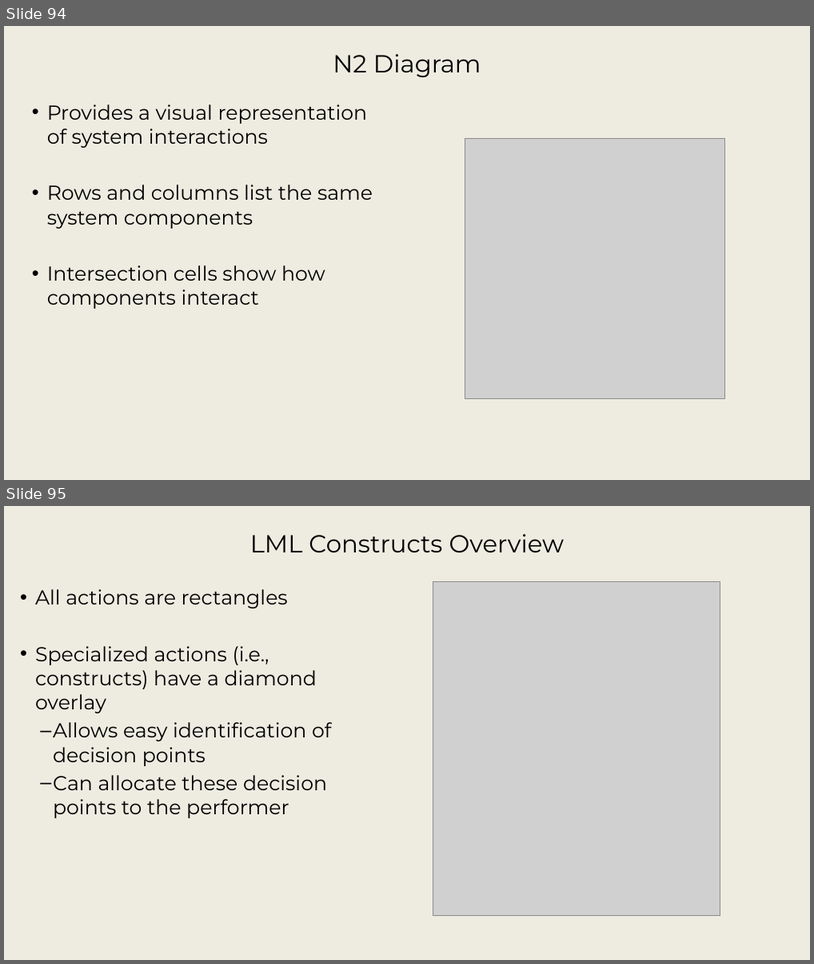
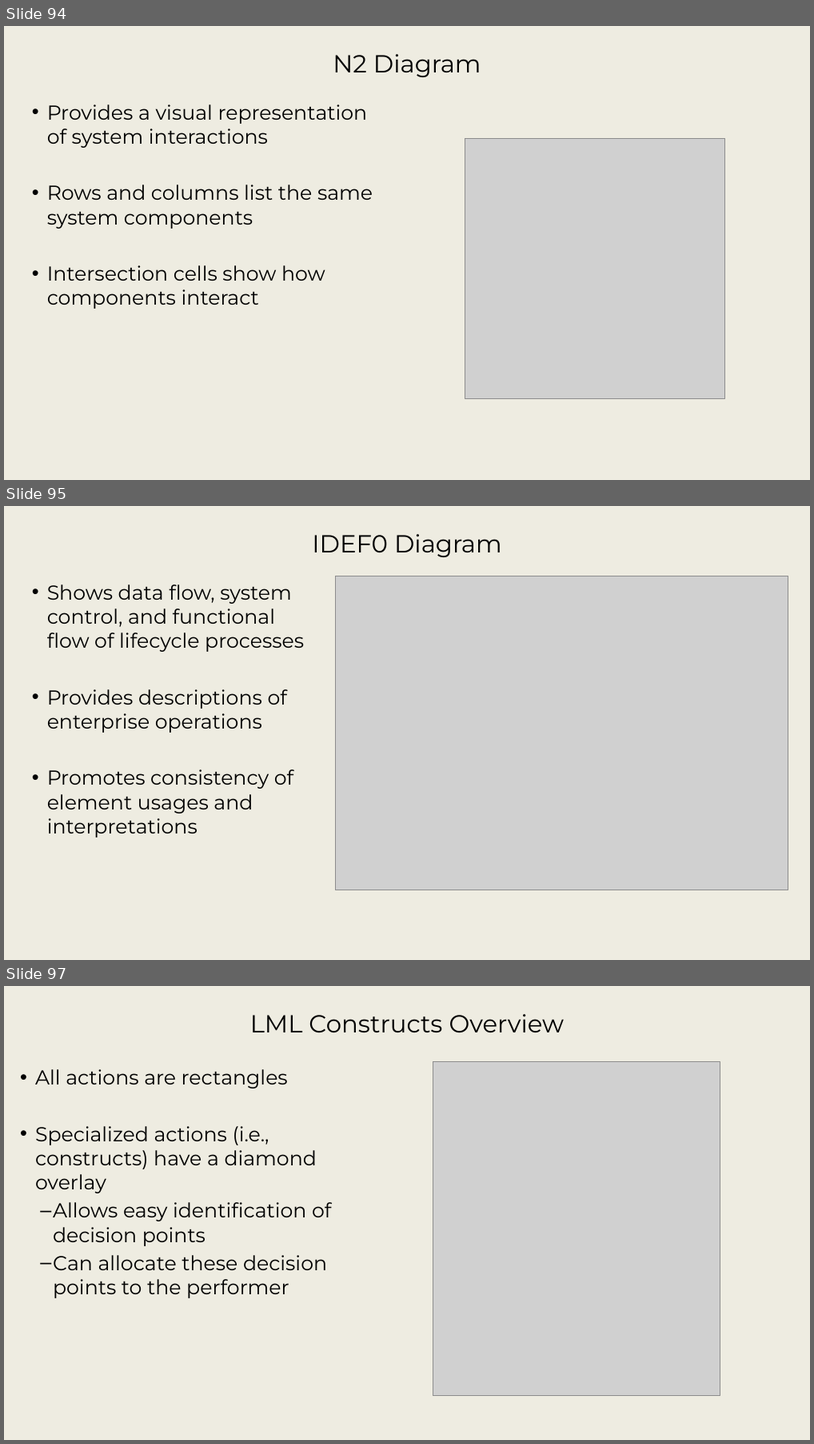
Before and after one commit to srudder16/Lifecycle_Modeling, a slide deck: 2025_WSRC/2026 WSRC Tutorial - 1.pptx. Shown one above the other, each under a label of ours: slides 94 and 95 before the commit, slides 94, 95 and 97 after it; the slides between them are not shown. The pictures are 814x964 and 814x1444 pixels, drawn with LibreOffice and Linux fonts; fonts in the diff are those of the drawing; grey boxes stand for pictures; background and template pictures are left out. Boxes give left, top, right and bottom in pixels: in the first picture for what was removed or moved away, otherwise in the second. Text is boxed around its words. In the diff, an @@ line names an element or a change of style, - is before the commit and + after.

```diff
--- a/2025_WSRC/2026 WSRC Tutorial - 1.pptx
+++ b/2025_WSRC/2026 WSRC Tutorial - 1.pptx
@@ slide 95 added at (4, 506, 810, 960), background picture (left out) @@
@@ title added at (312, 534, 502, 557), 29.3 pt, text #000000 @@
+IDEF0 Diagram
@@ picture added at (336, 576, 790, 889) @@
@@ text added at (47, 584, 304, 837), 24 pt, text #000000 @@
+• Shows data flow, system control, and functional flow of lifecycle processes
+• Provides descriptions of enterprise operations
+• Promotes consistency of element usages and interpretations
@@ what was slide 95 is now slide 97 @@
```
Also in this commit, not shown: 6 slides changed, 5 other slides added, 2 other files.
